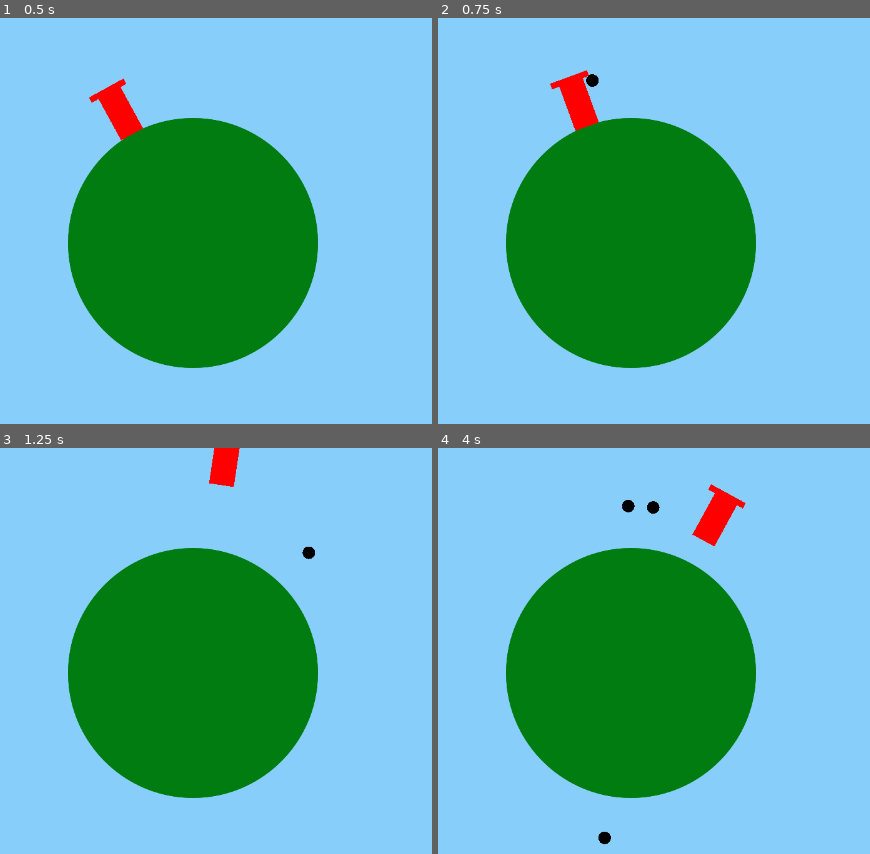
Above: before the commit, frames 1-4 (two rows, left to right).
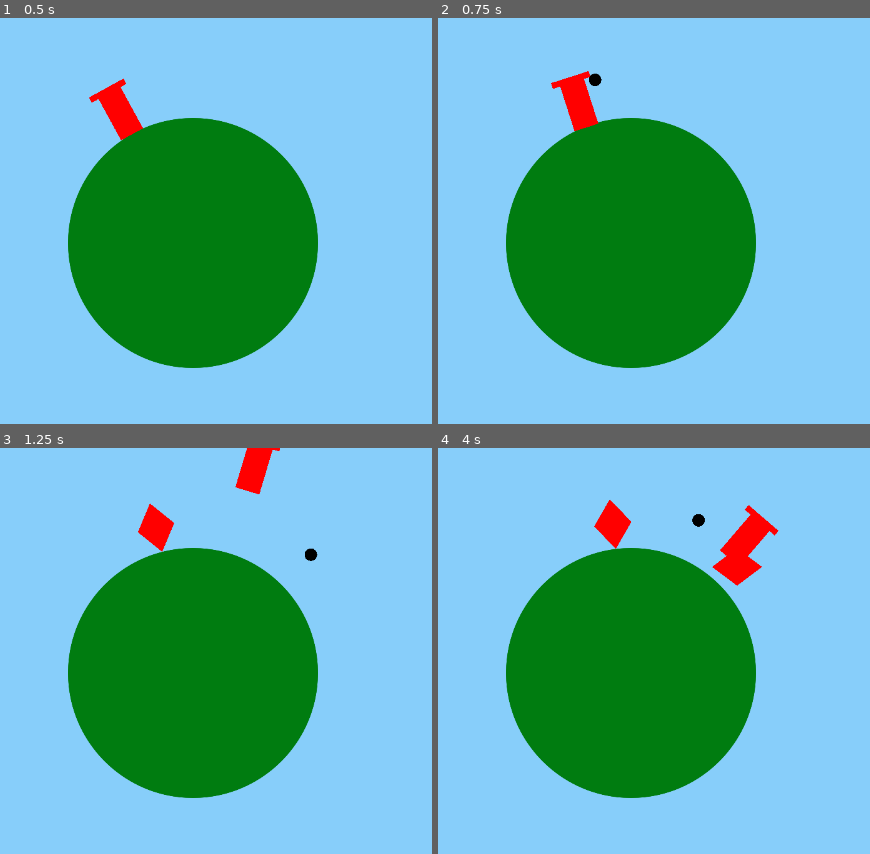
Above: after the commit, the same moments.

Repository: NoohAlavi/JuicyJam2022
Game: Godot game, scene res://Game/Game.tscn
The game is run twice, just before and just after one commit, with the same random seed, the same clock (stepped at 60 frames per second) and the same inputs. The project has no main scene, so this scene is started directly.
Inputs:
- Up to frame 1 (0.5 s): no input
- Up to frame 2 (0.75 s): hold D (move_right) from 0.53 s (still down); tap E (shoot) at 0.6 s
- Up to frame 3 (1.25 s): keep holding D (move_right); tap Up (jump) at 0.77 s
- Up to frame 4 (4 s): release D (move_right) at 1.28 s; hold Left (move_left) 1.28-2.03 s; tap Shift (swap_dir) at 1.35, 2.85 s; tap Up (jump) at 1.52, 3.02, 3.77 s; hold D (move_right) 2.03-3.53 s; tap E (shoot) at 2.1, 3.6 s; hold Left (move_left) from 3.53 s (still down)

Frame 1 is identical in both runs. In frame 2, 0.2% of the frame differs, in the area x 25-38%, y 12-28%; in frame 3, 1.8%; in frame 4, 2.9%, in the area x 36-79%, y 8-98%.

Commit message:
Enemy Spawner

Diff:
--- a/JuicyJam/Enemy/Enemy.gd
+++ b/JuicyJam/Enemy/Enemy.gd
@@ -1,16 +1,17 @@
-extends KinematicBody2D
+extends Area2D
 
 
 # Declare member variables here. Examples:
 # var a = 2
 # var b = "text"
 export var radius = 300
-export var speed = 1
+export (float) var speed = 1
 var angle = 0
 
 # Called when the node enters the scene tree for the first time.
 func _ready():
-	pass # Replace with function body.
+	global_position = radius * Vector2(cos(angle), -sin(angle))
+	$Sprite.visible = true
 
 
 # Called every frame. 'delta' is the elapsed time since the previous frame.
@@ -19,9 +20,5 @@
 
 func _physics_process(delta):
 	angle += speed * delta
-	var oldAngle = angle - (speed * delta)
-	var velocity = (Vector2(cos(angle), -sin(angle)) - Vector2(cos(oldAngle), -sin(oldAngle))).normalized()
-	velocity *= radius
+	global_position = radius * Vector2(cos(angle), -sin(angle))
 	rotation = -angle
-
-	move_and_slide(velocity)
--- a/JuicyJam/Enemy/Enemy.tscn
+++ b/JuicyJam/Enemy/Enemy.tscn
@@ -7,10 +7,12 @@
 radius = 36.0
 height = 26.0
 
-[node name="Enemy" type="KinematicBody2D"]
+[node name="Area2D" type="Area2D"]
 script = ExtResource( 1 )
+speed = 0.75
 
 [node name="Sprite" type="Sprite" parent="."]
+visible = false
 modulate = Color( 1, 0, 0, 1 )
 scale = Vector2( 0.1, 0.075 )
 texture = ExtResource( 2 )
--- /dev/null
+++ b/JuicyJam/EnemySpawner/EnemySpawner.gd
@@ -0,0 +1,37 @@
+extends Node
+
+export var max_deg_away_from_player = 90
+export (PackedScene) var enemy_scene
+const Enemy = preload("res://Enemy/Enemy.gd")
+
+# Called when the node enters the scene tree for the first time.
+func _ready():
+	pass # Replace with function body.
+
+
+# Called every frame. 'delta' is the elapsed time since the previous frame.
+#func _process(delta):
+#	pass
+
+
+func _on_Timer_timeout():
+	var e : Enemy = enemy_scene.instance()
+	var deg1 = (int(rad2deg(Global.player.angle)) - max_deg_away_from_player) % 360
+	var deg2 = (int(rad2deg(Global.player.angle)) + max_deg_away_from_player) % 360
+
+	# Swap variables so deg1 < deg2
+	if (deg1 > deg2):
+		var temp = deg1
+		deg1 = deg2
+		deg2 = temp
+
+	var diff = abs(deg1 - deg2)
+	e.angle = deg2rad(randi() % diff + deg1)
+
+	var dir = randi() % 2
+	if (dir == 0):
+		dir = -1
+
+	e.speed = e.speed * dir
+
+	add_child(e)
--- /dev/null
+++ b/JuicyJam/EnemySpawner/EnemySpawner.tscn
@@ -0,0 +1,13 @@
+[gd_scene load_steps=3 format=2]
+
+[ext_resource path="res://EnemySpawner/EnemySpawner.gd" type="Script" id=1]
+[ext_resource path="res://Enemy/Enemy.tscn" type="PackedScene" id=2]
+
+[node name="EnemySpawner" type="Node2D"]
+script = ExtResource( 1 )
+enemy_scene = ExtResource( 2 )
+
+[node name="Timer" type="Timer" parent="."]
+autostart = true
+
+[connection signal="timeout" from="Timer" to="." method="_on_Timer_timeout"]
--- a/JuicyJam/Game/Game.tscn
+++ b/JuicyJam/Game/Game.tscn
@@ -1,7 +1,8 @@
-[gd_scene load_steps=3 format=2]
+[gd_scene load_steps=4 format=2]
 
 [ext_resource path="res://assets/circle.png" type="Texture" id=1]
 [ext_resource path="res://Player/Player.tscn" type="PackedScene" id=2]
+[ext_resource path="res://EnemySpawner/EnemySpawner.tscn" type="PackedScene" id=3]
 
 [node name="Game" type="Node2D"]
 
@@ -25,3 +26,6 @@
 [node name="Camera2D" type="Camera2D" parent="."]
 current = true
 zoom = Vector2( 1.25, 1.25 )
+
+[node name="EnemySpawner" parent="." instance=ExtResource( 3 )]
+max_deg_away_from_player = 120
--- a/JuicyJam/Player/Player.gd
+++ b/JuicyJam/Player/Player.gd
@@ -2,7 +2,7 @@
 class_name Player
 
 export var radius = 600
-export var base_speed = 1
+export (float) var base_speed = 1
 export var velocity = Vector2.ZERO
 export var bullet_scene: PackedScene
 
--- a/JuicyJam/Player/Player.tscn
+++ b/JuicyJam/Player/Player.tscn
@@ -41,6 +41,7 @@
 position = Vector2( -2, -298 )
 script = ExtResource( 1 )
 radius = 300
+base_speed = 1.2
 bullet_scene = ExtResource( 3 )
 
 [node name="Sprite" type="Sprite" parent="."]
